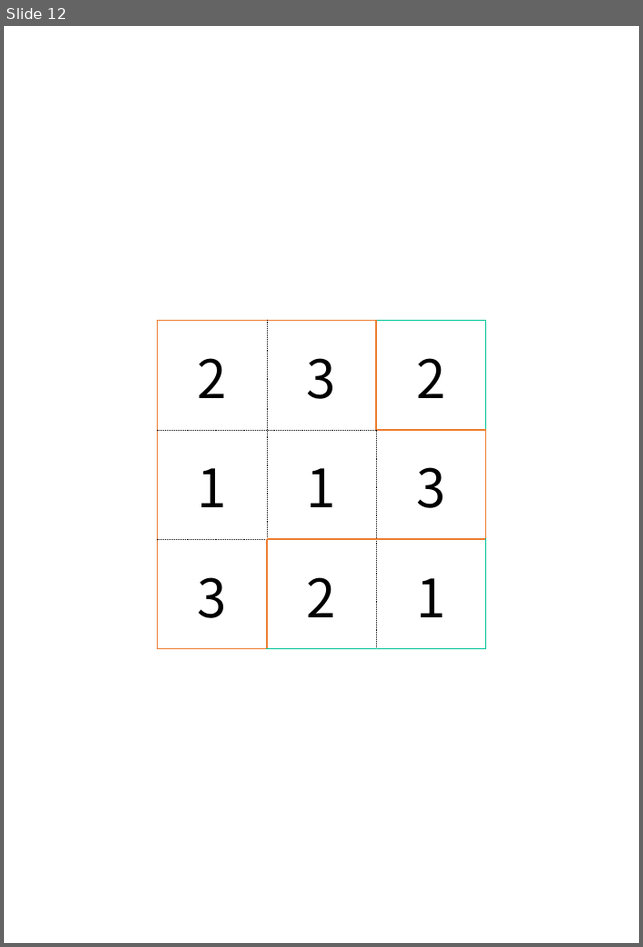
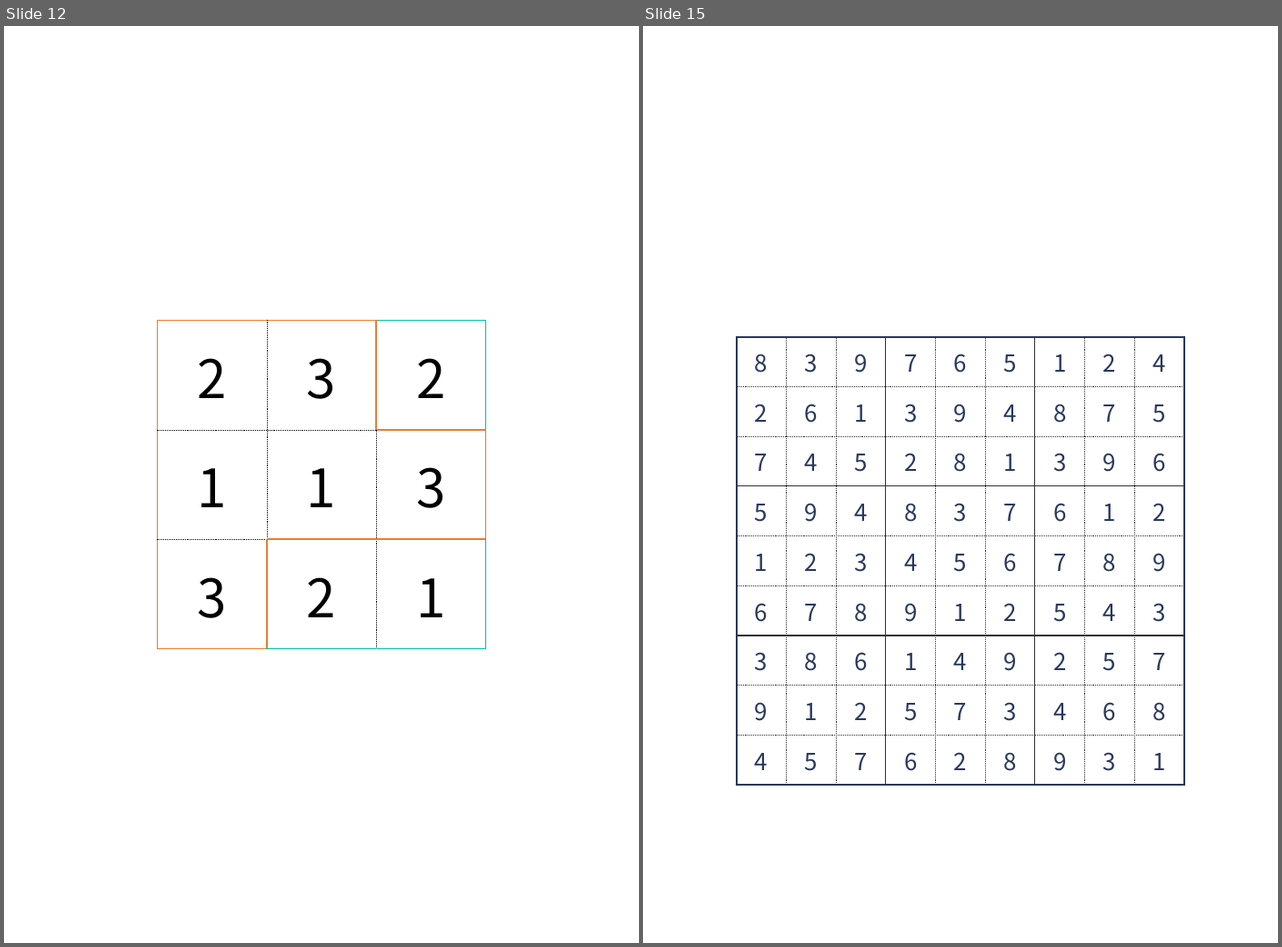
Before and after one commit to itkmaingit/Graduation_Thesis, a slide deck: making/forSVG.pptx. Shown side by side, each under a label of ours: slide 12 before the commit, slides 12 and 15 after it; the slides between them are not shown. The pictures are 643x947 and 1282x947 pixels, drawn with LibreOffice and Linux fonts; fonts in the diff are those of the drawing. Boxes give left, top, right and bottom in pixels: in the first picture for what was removed or moved away, otherwise in the second. Text is boxed around its words. In the diff, an @@ line names an element or a change of style, - is before the commit and + after.

```diff
--- a/making/forSVG.pptx
+++ b/making/forSVG.pptx
@@ slide 15 added at box(643, 26, 1278, 943), background #FFFFFF @@
@@ table added at box(687, 288, 1236, 836), 11 rows, 11 columns @@
+ |  |  |  |  |  |  |  |  |  | 
+ | 8 | 3 | 9 | 7 | 6 | 5 | 1 | 2 | 4 | 
+ | 2 | 6 | 1 | 3 | 9 | 4 | 8 | 7 | 5 | 
+ | 7 | 4 | 5 | 2 | 8 | 1 | 3 | 9 | 6 | 
+ | 5 | 9 | 4 | 8 | 3 | 7 | 6 | 1 | 2 | 
+ | 1 | 2 | 3 | 4 | 5 | 6 | 7 | 8 | 9 | 
+ | 6 | 7 | 8 | 9 | 1 | 2 | 5 | 4 | 3 | 
+ | 3 | 8 | 6 | 1 | 4 | 9 | 2 | 5 | 7 | 
+ | 9 | 1 | 2 | 5 | 7 | 3 | 4 | 6 | 8 | 
+ | 4 | 5 | 7 | 6 | 2 | 8 | 9 | 3 | 1 | 
+ |  |  |  |  |  |  |  |  |  | 
```
Also in this commit, not shown: 3 slides changed, 17 other slides added, 1 slide removed, 13 other files.
